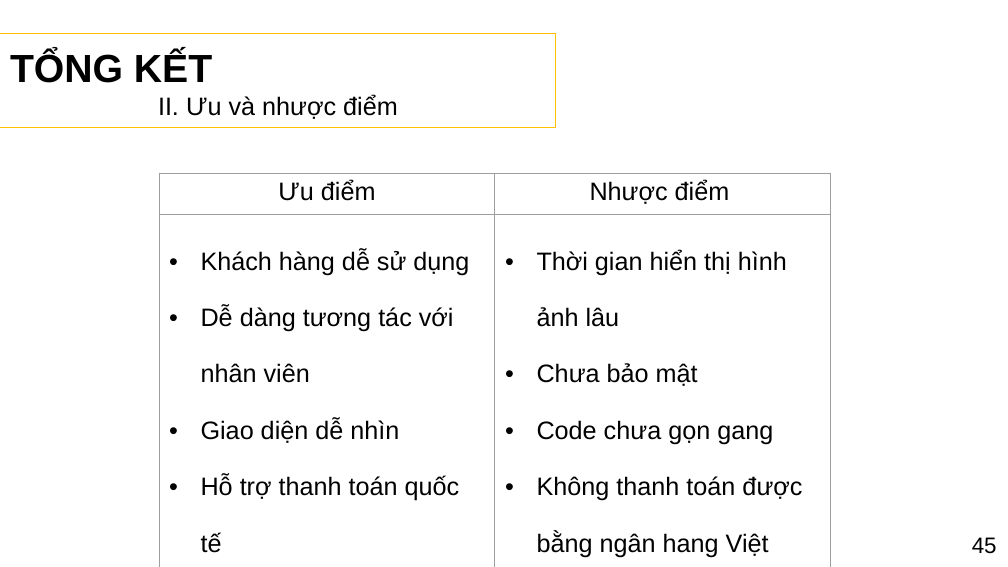
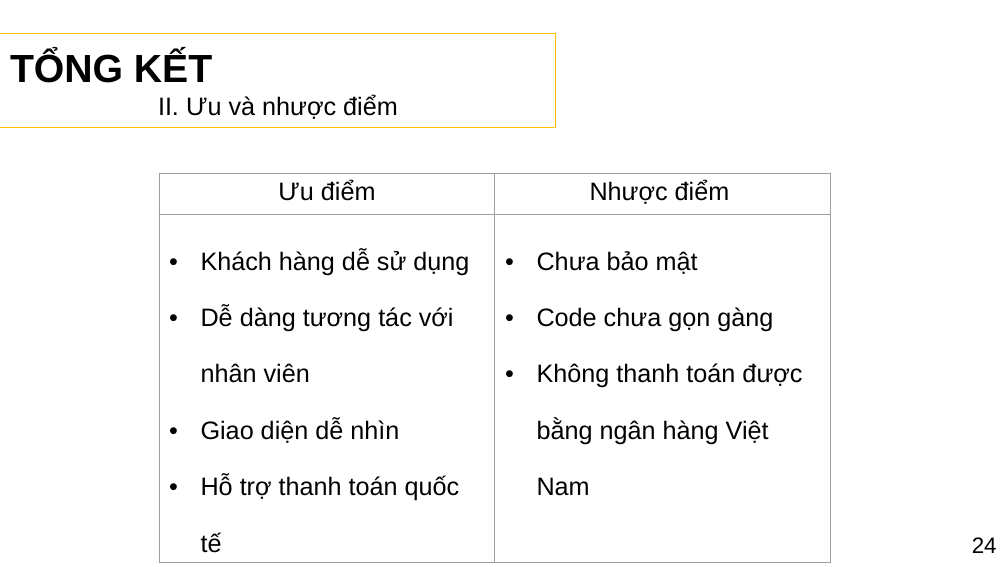
Before and after one commit to PhamHuynhThanhLam/Website_tim_kiem_dang_tin_nha_tro, a slide deck: slide 25 of PPTLCN.pptx (slide 38 before the commit). Drawn at 1008x567 pixels with LibreOffice and Linux fonts; fonts in the diff are those of the drawing; background and template pictures are left out. Boxes give left, top, right and bottom in pixels: in the first picture for what was removed or moved away, otherwise in the second. Text is boxed around its words. In the diff, an @@ line names an element or a change of style, - is before the commit and + after.

```diff
--- a/PPTLCN.pptx
+++ b/PPTLCN.pptx
@@ table at (x1=159, y1=173, x2=831, y2=557) @@
-row 2, column 2: Thời gian hiển thị hình ảnh lâu / Chưa bảo mật / Code chưa gọn gang / Không thanh toán được bằng ngân hang Việt Nam
+row 2, column 2: Chưa bảo mật / Code chưa gọn gàng / Không thanh toán được bằng ngân hàng Việt Nam
@@ text at (x1=972, y1=537, x2=997, y2=553): text changed @@
-45
+24
```
Also in this commit, not shown: 25 other slides changed, 1 slide added, 15 slides removed.
